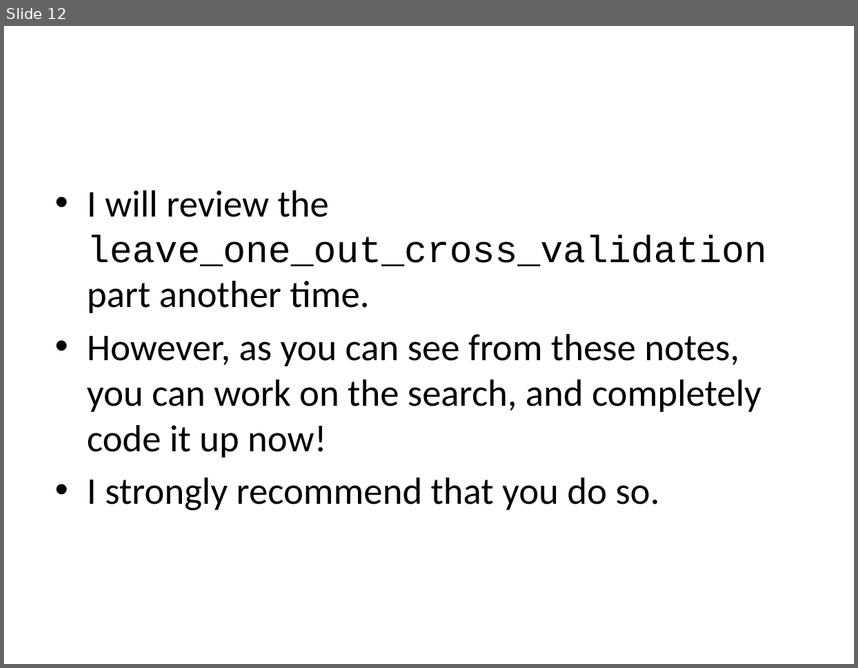
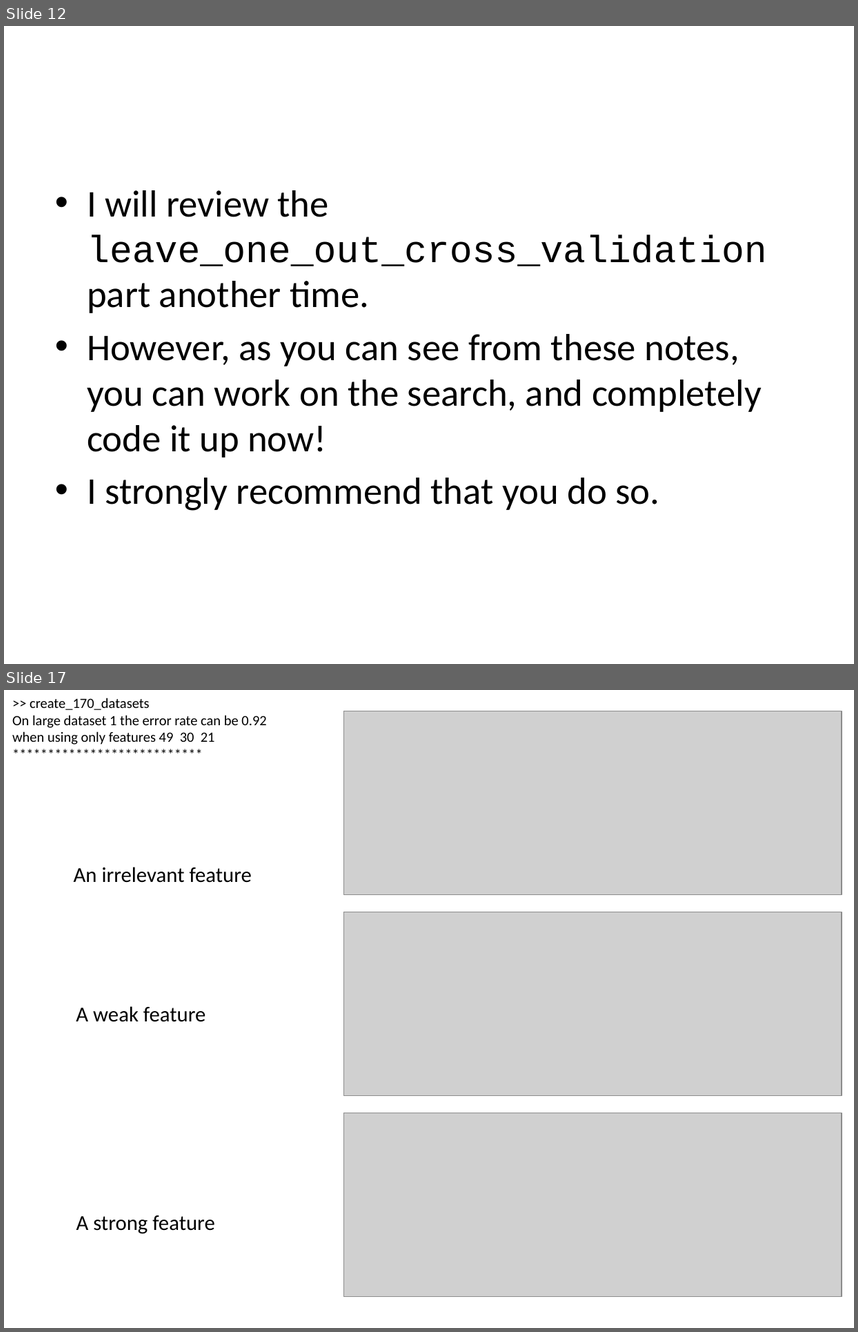
Before and after one commit to ader003/cs170-FSwNN, a slide deck: Project 2 Specifications/Project_2_hints.pptx. Shown one above the other, each under a label of ours: slide 12 before the commit, slides 12 and 17 after it; the slides between them are not shown. The pictures are 858x668 and 858x1332 pixels, drawn with LibreOffice and Linux fonts; fonts in the diff are those of the drawing; grey boxes stand for pictures. Boxes give left, top, right and bottom in pixels: in the first picture for what was removed or moved away, otherwise in the second. Text is boxed around its words. In the diff, an @@ line names an element or a change of style, - is before the commit and + after.

```diff
--- a/Project 2 Specifications/Project_2_hints.pptx
+++ b/Project 2 Specifications/Project_2_hints.pptx
@@ slide 17 added at (x1=4, y1=690, x2=854, y2=1328), background #FFFFFF @@
@@ text added at (x1=12, y1=698, x2=266, y2=745), 12 pt, text #000000 @@
+>> create_170_datasets
+On large dataset 1 the error rate can be 0.92
+when using only features 49 30 21
+***************************
@@ picture added at (x1=344, y1=711, x2=842, y2=895) @@
@@ text added at (x1=74, y1=867, x2=252, y2=883), 18 pt, text #000000 @@
+An irrelevant feature
@@ picture added at (x1=344, y1=912, x2=842, y2=1096) @@
@@ text added at (x1=76, y1=1006, x2=205, y2=1022), 18 pt, text #000000 @@
+A weak feature
@@ picture added at (x1=344, y1=1112, x2=842, y2=1296) @@
@@ text added at (x1=76, y1=1215, x2=215, y2=1234), 18 pt, text #000000 @@
+A strong feature
```
Also in this commit, not shown: 20 other slides added, 8 other files.
